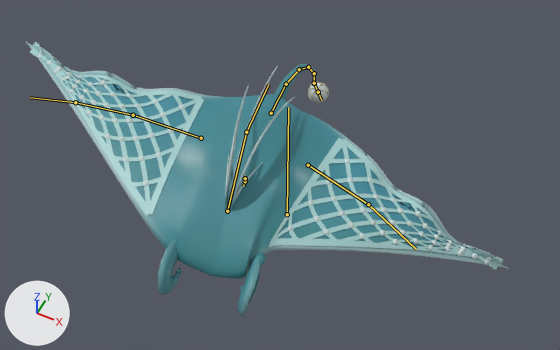
The glTF model assets/creatures/ilun/ilun.glb, before and after one commit.
Rendered twice from a 50 mm camera at (2.32, -4.82, 6.63) aimed at (0.15, -0.49, 1.22). Every picture has the same lights, and +X, +Y and +Z are marked at lower left. The first picture is the older version. Both versions are drawn at frame 13 of the action 'attack'; the numbers are the values there. The bones that change, and the others that lie on the model, are drawn over the model as lines.

Objects in the first picture: 'ilun'.
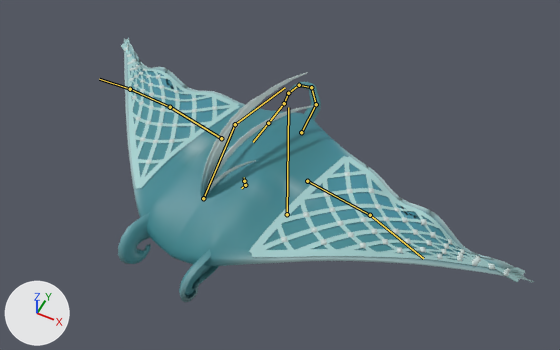
Boxes [x1, y1, x2, y2] around the edits, measured in the pictures (560 x 350 px):
```json
{"object": "ilun", "change": "posed", "before": [26, 41, 510, 317], "after": [118, 38, 534, 303], "on screen": "14% narrower"}
{"bone": "body", "before": "(245, 181) to (243, 186)", "after": "(245, 185) to (241, 188)"}
{"bone": "wing_l0", "before": "(308, 165) to (368, 204)", "after": "(307, 181) to (370, 215)"}
{"bone": "wing_r2", "before": "(75, 102) to (30, 97)", "after": "(130, 89) to (99, 79)"}
{"bone": "tail_0", "before": "(271, 113) to (286, 84)", "after": "(301, 132) to (316, 104)"}
{"bone": "tail_1", "before": "(286, 84) to (299, 69)", "after": "(316, 104) to (311, 87)"}
{"bone": "tail_2", "before": "(299, 69) to (308, 67)", "after": "(311, 87) to (299, 85)"}
{"bone": "tail_3", "before": "(308, 67) to (314, 73)", "after": "(299, 85) to (288, 93)"}
{"bone": "tail_4", "before": "(314, 73) to (314, 83)", "after": "(288, 93) to (284, 103)"}
{"bone": "float", "before": "(314, 83) to (318, 92)", "after": "(284, 103) to (268, 123)"}
{"bone": "crest_0", "before": "(227, 211) to (246, 132)", "after": "(203, 198) to (235, 124)"}
{"bone": "crest_1", "before": "(246, 132) to (268, 84)", "after": "(235, 124) to (285, 87)"}
```

Scene script edits in JSON lines:
```json
{"block": "bone_body", "where": "bone_body = bpy.data.objects['Armature'].pose.bones['body']  # child of 'root'"}
{"op": "set", "path": "bone_body.location", "old": "(0.0, 0.0, 0.08)", "new": "(0.0, 0.0, 0.04)"}
{"op": "set", "path": "bone_body.rotation_quaternion", "old": "(0.993, -0.053, -0.044, 0.097)", "new": "(0.994, -0.005, 0.049, -0.098)", "note": "degrees (-7, -4, 11) -> degrees (-1, 6, -11)"}
{"block": "bone_wing_l0", "where": "bone_wing_l0 = bpy.data.objects['Armature'].pose.bones['wing_l0']  # child of 'body'"}
{"op": "set", "path": "bone_wing_l0.rotation_quaternion", "old": "(0.983, -0.035, -0.014, -0.182)", "new": "(0.999, -0.049, 0.0, -0.002)", "note": "degrees (-4, -2, -21) -> degrees (-6, 0, 0)"}
{"block": "bone_wing_r2", "where": "bone_wing_r2 = bpy.data.objects['Armature'].pose.bones['wing_r2']  # child of 'wing_r1'"}
{"op": "set", "path": "bone_wing_r2.rotation_quaternion", "old": "(1.0, 0.015, 0.0, 0.006)", "new": "(1.0, 0.027, 0.0, 0.011)", "note": "degrees (2, 0, 1) -> degrees (3, 0, 1)"}
{"block": "bone_tail_0", "where": "bone_tail_0 = bpy.data.objects['Armature'].pose.bones['tail_0']  # child of 'body'"}
{"op": "set", "path": "bone_tail_0.rotation_quaternion", "old": "(0.999, 0.012, 0.004, -0.04)", "new": "(0.987, 0.048, -0.009, 0.154)", "note": "degrees (1, 0, -5) -> degrees (5, -2, 18)"}
{"block": "bone_tail_1", "where": "bone_tail_1 = bpy.data.objects['Armature'].pose.bones['tail_1']  # child of 'tail_0'"}
{"op": "set", "path": "bone_tail_1.rotation_quaternion", "old": "(0.998, 0.015, 0.018, -0.057)", "new": "(0.971, 0.059, -0.059, 0.223)", "note": "degrees (2, 2, -6) -> degrees (5, -8, 26)"}
{"block": "bone_tail_2", "where": "bone_tail_2 = bpy.data.objects['Armature'].pose.bones['tail_2']  # child of 'tail_1'"}
{"op": "set", "path": "bone_tail_2.rotation_quaternion", "old": "(0.997, 0.018, 0.05, -0.062)", "new": "(0.95, 0.069, -0.179, 0.248)", "note": "degrees (2, 6, -7) -> degrees (3, -22, 29)"}
{"block": "bone_tail_3", "where": "bone_tail_3 = bpy.data.objects['Armature'].pose.bones['tail_3']  # child of 'tail_2'"}
{"op": "set", "path": "bone_tail_3.rotation_quaternion", "old": "(0.995, 0.02, 0.091, -0.04)", "new": "(0.922, 0.079, -0.335, 0.176)", "note": "degrees (2, 10, -4) -> degrees (2, -40, 21)"}
{"block": "bone_tail_4", "where": "bone_tail_4 = bpy.data.objects['Armature'].pose.bones['tail_4']  # child of 'tail_3'"}
{"op": "set", "path": "bone_tail_4.rotation_quaternion", "old": "(0.993, 0.023, 0.119, -0.001)", "new": "(0.889, 0.087, -0.448, 0.038)", "note": "degrees (3, 14, 0) -> degrees (12, -53, -1)"}
{"block": "bone_float", "where": "bone_float = bpy.data.objects['Armature'].pose.bones['float']  # child of 'tail_4'"}
{"op": "set", "path": "bone_float.rotation_quaternion", "old": "(0.991, 0.108, 0.008, 0.075)", "new": "(0.967, 0.249, -0.012, -0.048)", "note": "degrees (12, 0, 9) -> degrees (29, 0, -6)"}
{"block": "bone_crest_0", "where": "bone_crest_0 = bpy.data.objects['Armature'].pose.bones['crest_0']  # child of 'body'"}
{"op": "set", "path": "bone_crest_0.rotation_quaternion", "old": "(1.0, -0.03, 0.0, 0.0)", "new": "(1.0, 0.0, 0.0, 0.0)", "note": "degrees (-3, 0, 0) -> degrees (0, 0, 0)"}
{"block": "bone_crest_1", "where": "bone_crest_1 = bpy.data.objects['Armature'].pose.bones['crest_1']  # child of 'crest_0'"}
{"op": "set", "path": "bone_crest_1.rotation_quaternion", "old": "(1.0, -0.018, 0.0, 0.0)", "new": "(1.0, 0.0, 0.0, 0.0)", "note": "degrees (-2, 0, 0) -> degrees (0, 0, 0)"}
```
